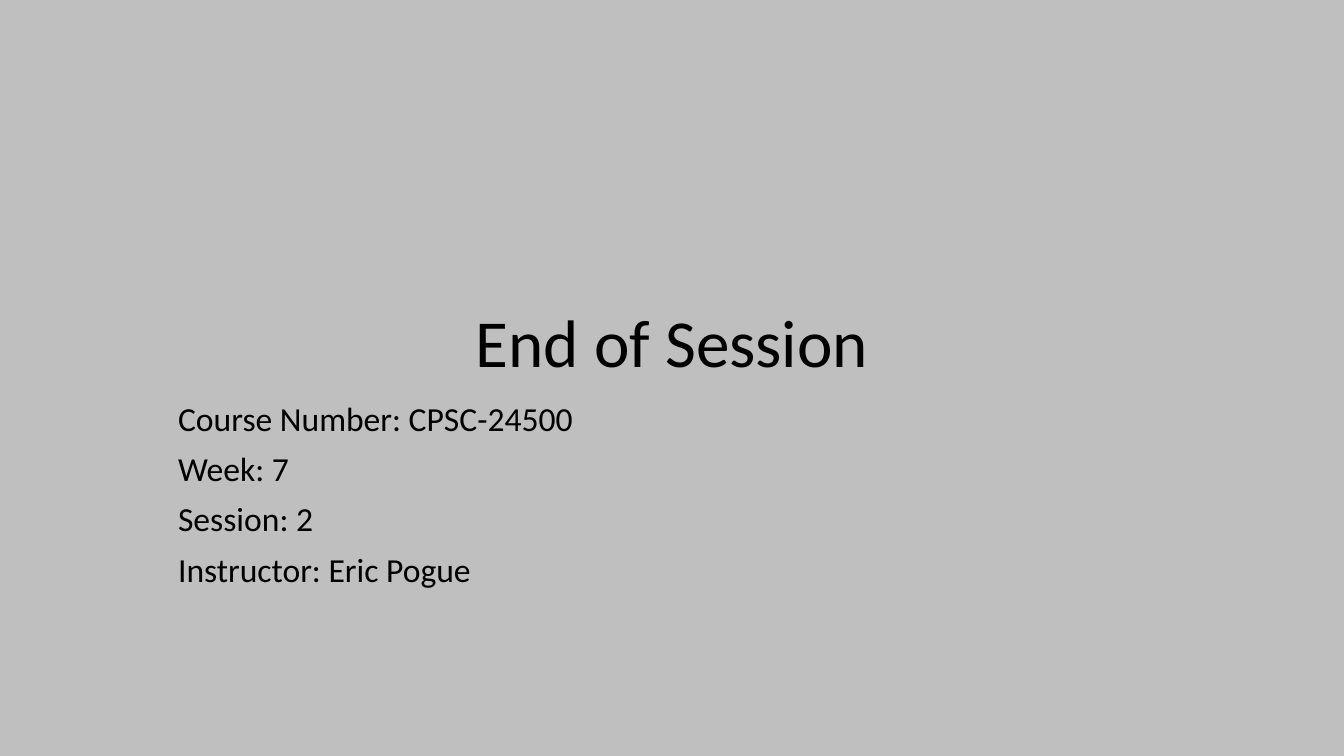
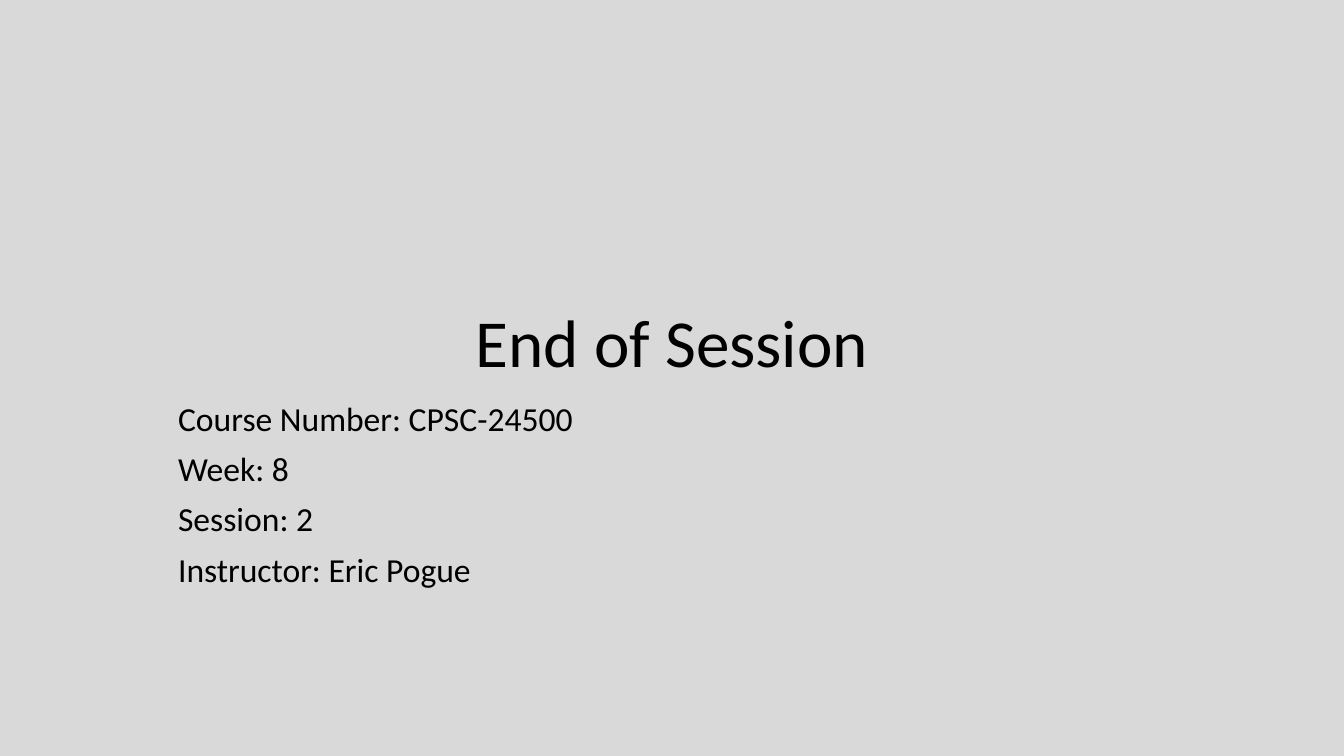
Before and after one commit to EricJPogue/www-epogue-info, a slide deck: slide 39 of CPSC-24500/Week08/2017SpringW08Slides.pptx (slide 26 before the commit). Drawn at 1344x756 pixels with LibreOffice and Linux fonts; fonts in the diff are those of the drawing. Boxes give left, top, right and bottom in pixels: in the first picture for what was removed or moved away, otherwise in the second. Text is boxed around its words. In the diff, an @@ line names an element or a change of style, - is before the commit and + after.

```diff
--- a/CPSC-24500/Week08/2017SpringW08Slides.pptx
+++ b/CPSC-24500/Week08/2017SpringW08Slides.pptx
@@ background #BFBFBF to #D9D9D9 @@
@@ subtitle at [178,457,289,482]: text changed @@
-Week: 7
+Week: 8
```
Also in this commit, not shown: 6 other slides changed, 17 slides added, 14 slides removed, 6 other files.
